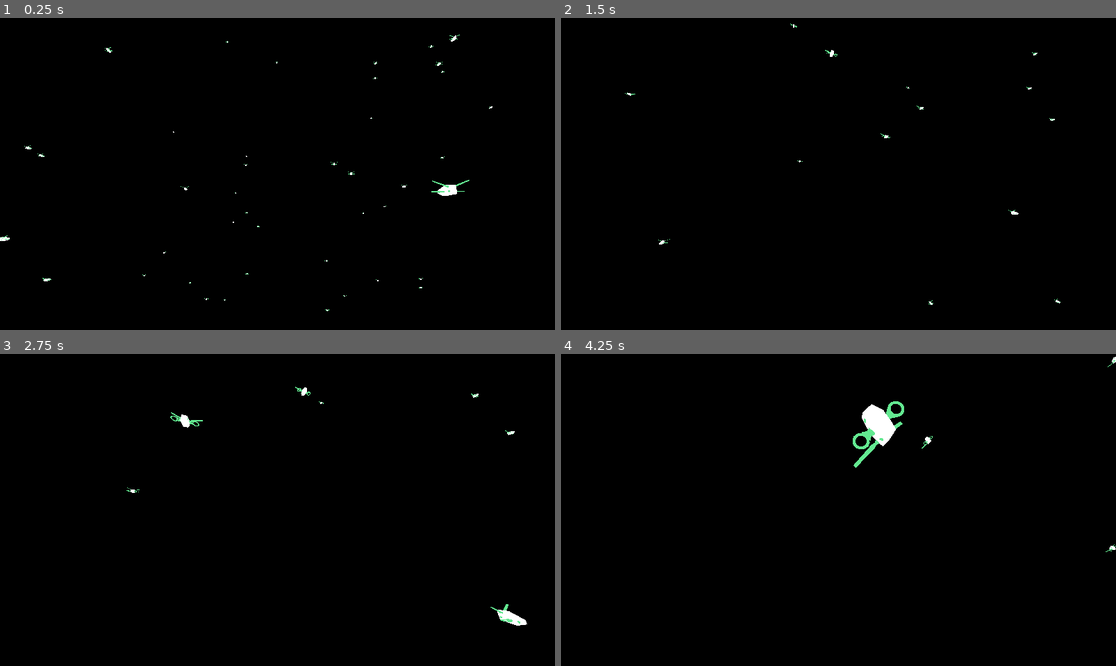
Above: before the commit, frames 1-4 (two rows, left to right).
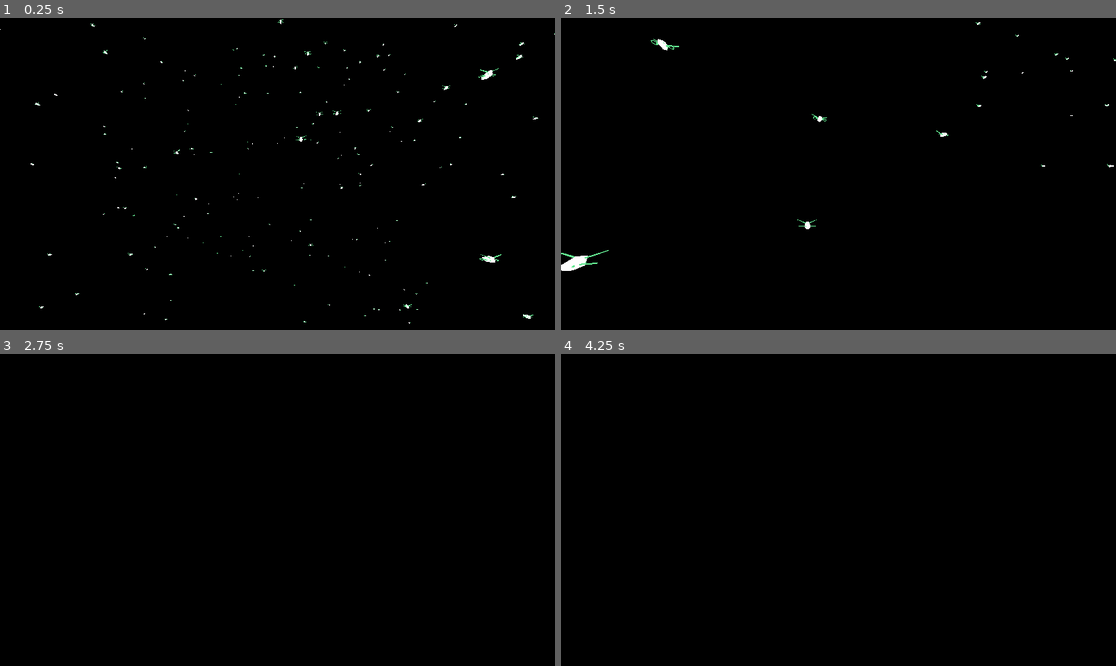
Above: after the commit, the same moments.

Repository: AnasFd/autonomous-drones
Game: Godot game, scene res://main.tscn
Two runs of this game, one before a commit and one after it. Both use one fixed random seed, a clock stepped at 60 frames per second and the inputs below.
Inputs (mouse positions are in pixels of both pictures, inside the frame that each line leads up to):
- Up to frame 1 (0.25 s): no input
- Up to frame 2 (1.5 s): move the mouse to (960, 158) at 0.52 s; press the mouse at (960, 158) at 0.53 s; hold D (move_right) 0.53-1.28 s; move the mouse to (810, 174) at 1.27 s; release the mouse at (810, 174) at 1.28 s; hold W (move_forward) from 1.28 s (still down); click (810, 174) at 1.35 s
- Up to frame 3 (2.75 s): move the mouse to (333, 441) at 2.02 s; release W (move_forward) at 2.03 s; press the mouse at (333, 441) at 2.03 s; hold D (move_right) from 2.03 s (still down)
- Up to frame 4 (4.25 s): move the mouse to (832, 516) at 2.77 s; release D (move_right) at 2.78 s; release the mouse at (832, 516) at 2.78 s; hold W (move_forward) 2.78-3.53 s; click (832, 516) at 2.85 s; move the mouse to (1005, 556) at 3.52 s; press the mouse at (1005, 556) at 3.53 s; hold A (move_left) from 3.53 s (still down)

The runs differ from the first frame. In frame 1, 0.7% of the frame differs, in the area x 0-100%, y 0-98%; in frame 2, 0.5%; in frame 3, 0.3%; in frame 4, 0.8%, in the area x 52-100%, y 0-64%.

Commit message:
Presentation

Diff:
--- a/scenes/drone.tscn
+++ b/scenes/drone.tscn
@@ -4,7 +4,6 @@
 [ext_resource type="PackedScene" uid="uid://d1drnypk1wr8e" path="res://scenes/model_drone_1.tscn" id="1_se17h"]
 
 [sub_resource type="PhysicsMaterial" id="PhysicsMaterial_pb5dy"]
-friction = 0.0
 
 [sub_resource type="BoxShape3D" id="BoxShape3D_a3q2j"]
 size = Vector3(2.4711, 1.15045, 1)
@@ -15,6 +14,7 @@
 script = ExtResource("1_6hl57")
 
 [node name="MODEL_DRONE1" parent="." instance=ExtResource("1_se17h")]
+metadata/_edit_lock_ = true
 
 [node name="CollisionShape3D" type="CollisionShape3D" parent="."]
 transform = Transform3D(1, 0, 0, 0, 1, 0, 0, 0, 1, -0.00160408, 0.279144, 0)
--- a/scripts/camera_3d.gd
+++ b/scripts/camera_3d.gd
@@ -1,36 +1,37 @@
 extends Camera3D
 
 @export var mouse_sensitivity : float = 0.5
-@export var move_speed : float = 0.5
+@export var move_speed : float = 2.0
 
 func _input(event):
-		if event is InputEventMouseMotion:
-				if Input.is_action_pressed("right_click"):
-						rotate_y(deg_to_rad(-event.relative.x * mouse_sensitivity))
-						rotate_object_local(Vector3(1.0, 0.0, 0.0), deg_to_rad(event.relative.y * mouse_sensitivity))
+	if event is InputEventMouseMotion:
+			if Input.is_action_pressed("right_click"):
+				rotate_y(deg_to_rad(-event.relative.x * mouse_sensitivity))
+				rotate_object_local(Vector3(1.0, 0.0, 0.0), deg_to_rad(event.relative.y * mouse_sensitivity))
 
 func _process(_delta):
-		if Input.is_action_pressed("right_click"):
-				Input.set_mouse_mode(Input.MOUSE_MODE_CAPTURED)
-		else:
-				Input.set_mouse_mode(Input.MOUSE_MODE_VISIBLE)
+	#print(global_position)
+	if Input.is_action_pressed("right_click"):
+			Input.set_mouse_mode(Input.MOUSE_MODE_CAPTURED)
+	else:
+			Input.set_mouse_mode(Input.MOUSE_MODE_VISIBLE)
 
-		_move()
+	_move()
 
 func _move():
-		var input_vector := Vector3.ZERO
-		input_vector.x = Input.get_action_strength("move_right") - Input.get_action_strength("move_left")
-		input_vector.z = Input.get_action_strength("move_backwards") - Input.get_action_strength("move_forward")
-		input_vector.y = Input.get_action_strength("move_v_up") - Input.get_action_strength("move_v_down")
-		if input_vector.length() > 1.0:
-				input_vector = input_vector.normalized()
+	var input_vector := Vector3.ZERO
+	input_vector.x = Input.get_action_strength("move_right") - Input.get_action_strength("move_left")
+	input_vector.z = Input.get_action_strength("move_backwards") - Input.get_action_strength("move_forward")
+	input_vector.y = Input.get_action_strength("move_v_up") - Input.get_action_strength("move_v_down")
+	if input_vector.length() > 1.0:
+			input_vector = input_vector.normalized()
 
-		var displacement := Vector3.ZERO
-		displacement = global_transform.basis.z * move_speed * input_vector.z
-		global_transform.origin += displacement
+	var displacement := Vector3.ZERO
+	displacement = global_transform.basis.z * move_speed * input_vector.z
+	global_transform.origin += displacement
 
-		displacement = global_transform.basis.x * move_speed * input_vector.x
-		global_transform.origin += displacement
+	displacement = global_transform.basis.x * move_speed * input_vector.x
+	global_transform.origin += displacement
 
-		displacement = global_transform.basis.y * move_speed * input_vector.y
-		global_transform.origin -= displacement
+	displacement = global_transform.basis.y * move_speed * input_vector.y
+	global_transform.origin -= displacement
--- a/scripts/drone.gd
+++ b/scripts/drone.gd
@@ -1,10 +1,10 @@
 extends RigidBody3D
 
-@export var speed: float = 3.0
+@export var speed: float = 1.0
 @export var attraction_strength: float = 1.0 * speed
 @export var repulsion_strength: float = 1.0
 
-enum State { MOVE, AVOID_OBSTACLES }
+enum State { MOVE }
 var current_state: State = State.MOVE
 var all_drones: Array
 var sphere_center: Vector3
@@ -14,10 +14,10 @@
 # Function to initialize shared parameters from main.gd
 func initialize(center: Vector3, radius: float, drones: Array, bmd: float) -> void:
 	# Each drone should know these values
-	sphere_center = center
-	sphere_radius = radius
-	all_drones = drones
-	base_min_distance = bmd
+	self.sphere_center = center
+	self.sphere_radius = radius
+	self.all_drones = drones
+	self.base_min_distance = bmd
 
 	# Collision properties
 	self.contact_monitor = true
@@ -25,7 +25,7 @@
 
 	# Physics properties
 	self.gravity_scale = 0
-	self.mass = 0.1
+	self.mass = 0.01 # affects speed
 	self.linear_damp = 4
 	self.angular_damp = 4
 
@@ -37,31 +37,15 @@
 func perform_behavior(_delta) -> void:
 	match current_state:
 		State.MOVE:
-			move_to_center()
-		State.AVOID_OBSTACLES:
-			avoid_obstacles()
+			movement()
 
 # MOVE State: Move towards the sphere center until aligning with radius
-func move_to_center() -> void:
-	var movement = calculate_attraction_force()
+func movement() -> void:
+	var attraction = calculate_attraction_force()
 	var avoidance = calculate_avoidance_force()
-	apply_central_force((movement + avoidance) * speed)
-
-	if avoidance != Vector3.ZERO:
-		update_state(State.AVOID_OBSTACLES)
-
-# AVOID_OBSTACLES State: Adjust position to avoid collision with other drones
-func avoid_obstacles() -> void:
-	print("avoid obstacles")
-	var avoidance_force = calculate_avoidance_force()
-	apply_central_force(avoidance_force)
-
-	# Switch to MOVE if no repulsion is necessary
-	if avoidance_force == Vector3.ZERO:
-		update_state(State.MOVE)
+	apply_central_force((attraction + avoidance) * speed)
 
 # Helper Functions
-
 # Calculate attraction towards or away from the sphere center
 func calculate_attraction_force() -> Vector3:
 	var direction_to_center = (sphere_center - global_transform.origin)
@@ -94,7 +78,6 @@
 
 	return avoidance_force
 
-
 func _on_body_entered(body: Node) -> void:
 	print("collision happened")
 	all_drones.erase(body)
--- a/scripts/main.gd
+++ b/scripts/main.gd
@@ -3,10 +3,11 @@
 const DroneScene: Resource = preload("res://scenes/drone.tscn")
 
 @onready var drone_container = $Drones
-@export var area_size: float = 100.0
+@onready var camera = $Camera3D
+@export var area_size: float = 150.0
 @export var sphere_center: Vector3 = Vector3(0, 0, 0)
 @export var sphere_radius: float = 40.0 # 40/15 (performance) 40/10 awesome view
-@export var base_min_distance: float = 15
+@export var base_min_distance: float = 10.0
 
 enum State { MOVE, AVOID_OBSTACLES }
 var global_state: State = State.MOVE
@@ -14,6 +15,7 @@
 var num_drones: int
 
 func _ready():
+	camera.position = Vector3(3.28, -12.01, 73.22)
 	num_drones = drones_per_radius(sphere_radius, base_min_distance)
 	print(num_drones)
 	spawn_drones(num_drones)
@@ -29,17 +31,22 @@
 		drone_container.add_child(new_drone)
 
 		var random_position = Vector3(
-			randf_range(-area_size, area_size),
-			randf_range(-area_size, area_size),
-			randf_range(-area_size, area_size)
+			randf_range(-area_size, area_size), # different x
+			randf_range(-area_size, area_size), # meme y
+			randf_range(-area_size, area_size) # meme z
 		)
+		# 2ème config (au sol)
+		#var random_position = Vector3(
+			#(i + i * 10),
+			#-100,
+			#(i + i * 2)
+		#)
 		new_drone.global_transform.origin = random_position
 		all_drones.append(new_drone)
 
 # Centralized state update logic for all drones
 func update_states(delta) -> void:
 	for drone in all_drones:
-		drone.update_state(global_state)
 		drone.perform_behavior(delta)
 
 func drones_per_radius(radius: float, bmd: float) -> int:
Not shown, changed: LICENSE
